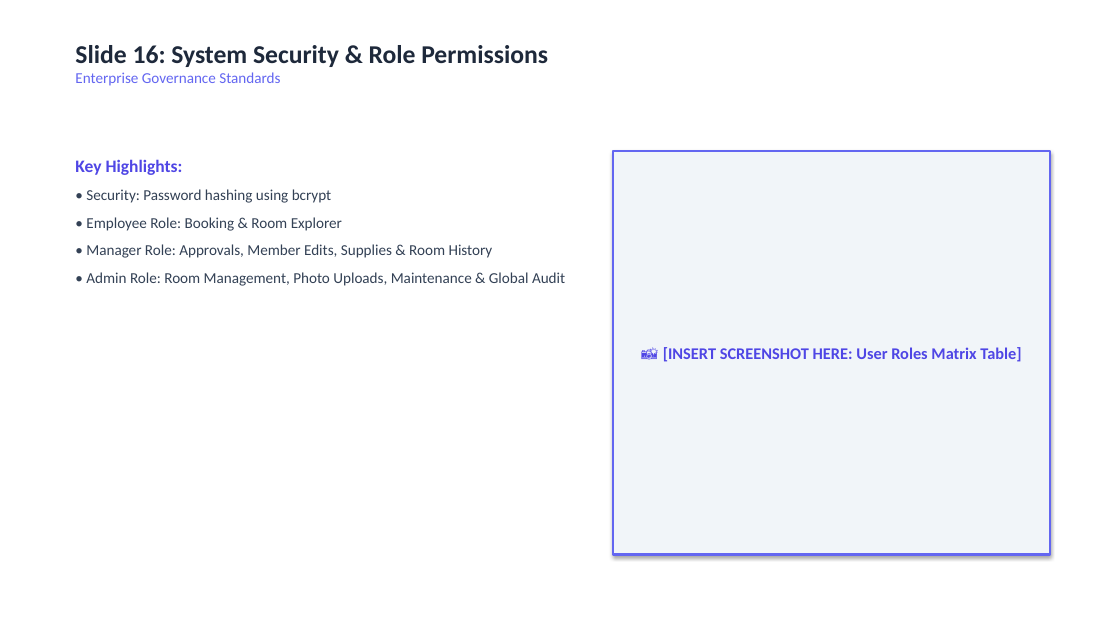
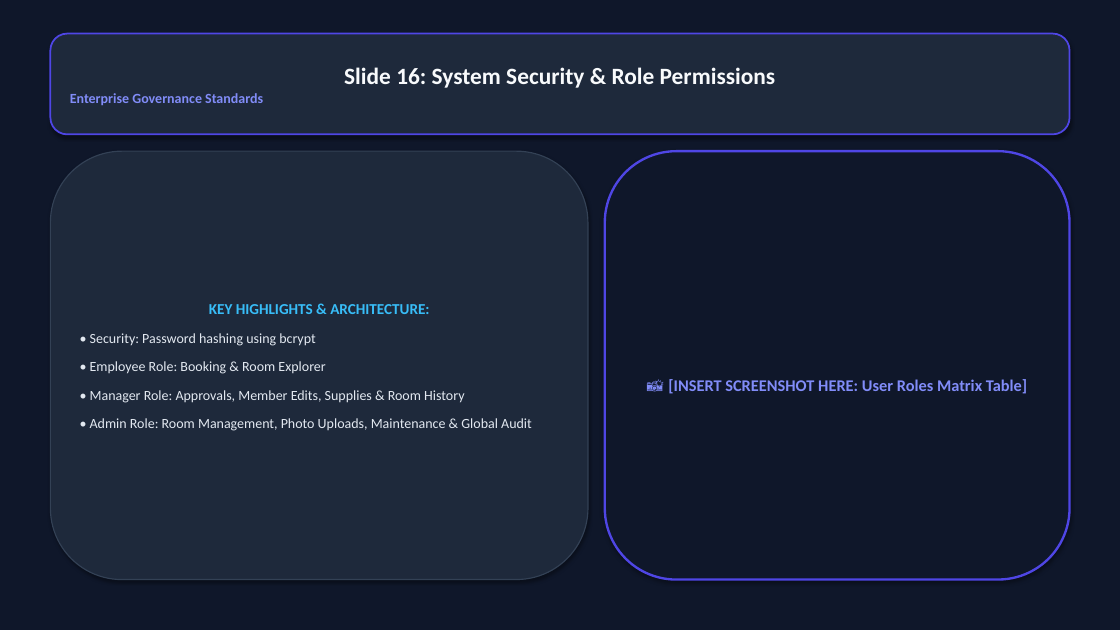
Before and after one commit to VishalMishraCSE/meeting-room-booking-system, a slide deck: slide 16 of document/PRESENTATION_DECK_SLIDES.pptx. Drawn at 1120x630 pixels with LibreOffice and Linux fonts; fonts in the diff are those of the drawing. Boxes give left, top, right and bottom in pixels: in the first picture for what was removed or moved away, otherwise in the second. Text is boxed around its words. In the diff, an @@ line names an element or a change of style, - is before the commit and + after.

```diff
--- a/document/PRESENTATION_DECK_SLIDES.pptx
+++ b/document/PRESENTATION_DECK_SLIDES.pptx
@@ rectangle added at bbox=[0, 0, 1120, 630], fill #0F172A @@
@@ rounded rectangle "Slide 16: System Security & ...": place and size @@
-rounded rectangle "Slide 16: System Security & ..." at bbox=[75, 45, 548, 86]
+rounded rectangle "Slide 16: System Security & ..." at bbox=[50, 34, 1070, 134]
@@ rounded rectangle "Slide 16: System Security & ..." at bbox=[50, 34, 1070, 134]: size 22 to 20 pt, text colour #1E293B to #F8FAFC in "Slide 16: System Security & Role Permissions"; size 13 to 12 pt, text colour #6366F1 to #818CF8, bold on in "Enterprise Governance Standards"; alignment left to centre; vertical alignment top to middle; fill none to #1E293B; outline none to #4F46E5 1.5 pt; shadow on @@
@@ rounded rectangle "KEY HIGHLIGHTS & ARCHITECTURE:": place and size @@
-rounded rectangle "KEY HIGHLIGHTS & ARCHITECTURE:" at bbox=[75, 159, 565, 286]
+rounded rectangle "KEY HIGHLIGHTS & ARCHITECTURE:" at bbox=[50, 151, 588, 580]
@@ rounded rectangle "KEY HIGHLIGHTS & ARCHITECTURE:" at bbox=[50, 151, 588, 580]: vertical alignment top to middle; fill none to #1E293B; outline none to #334155 1 pt; shadow on @@
@@ rounded rectangle "📸 [INSERT SCREENSHOT HERE: User ...": place and size @@
-rounded rectangle "📸 [INSERT SCREENSHOT HERE: User ..." at bbox=[613, 151, 1050, 555]
+rounded rectangle "📸 [INSERT SCREENSHOT HERE: User ..." at bbox=[605, 151, 1070, 580]
@@ rounded rectangle "📸 [INSERT SCREENSHOT HERE: User ..." at bbox=[605, 151, 1070, 580]: text colour #4F46E5 to #818CF8; rectangle to rounded rectangle; fill #F1F5F9 to #0F172A; outline #6366F1 2 pt to #4F46E5 2 pt @@
@@ text in rounded rectangle at bbox=[209, 304, 429, 314]: text changed; size 15 to 13 pt; text colour #4F46E5 to #38BDF8 @@
-Key Highlights:
+KEY HIGHLIGHTS & ARCHITECTURE:
@@ text in rounded rectangle at bbox=[90, 333, 532, 431]: size 13 to 12 pt, text colour #334155 to #E2E8F0 in "• Security: Password hashing using bcrypt", "• Employee Role: Booking & Room Explorer", "• Manager Role: Approvals, Member Edits, Supplies ...", "• Admin Role: Room Management, Photo Uploads, ..."; more space between paragraphs @@
```
Also in this commit, not shown: 17 other slides changed, 4 other files.
